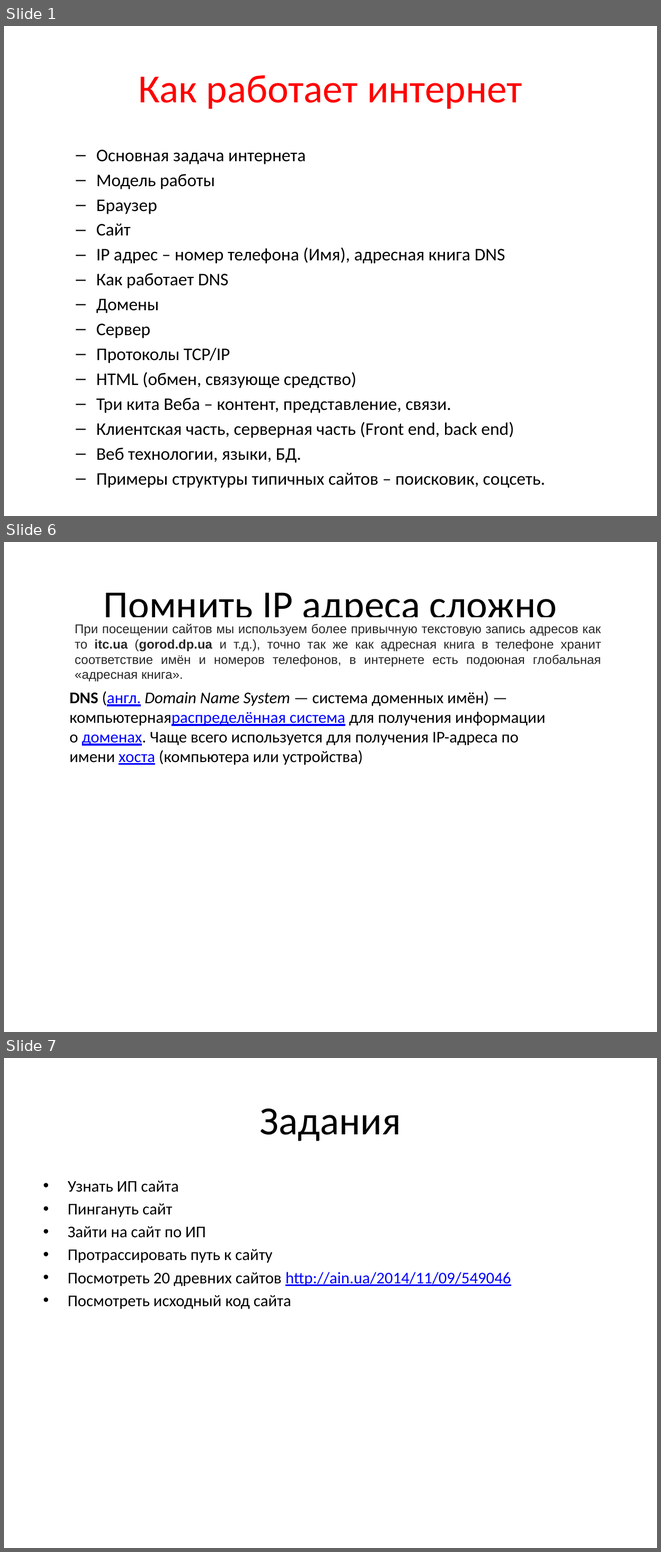
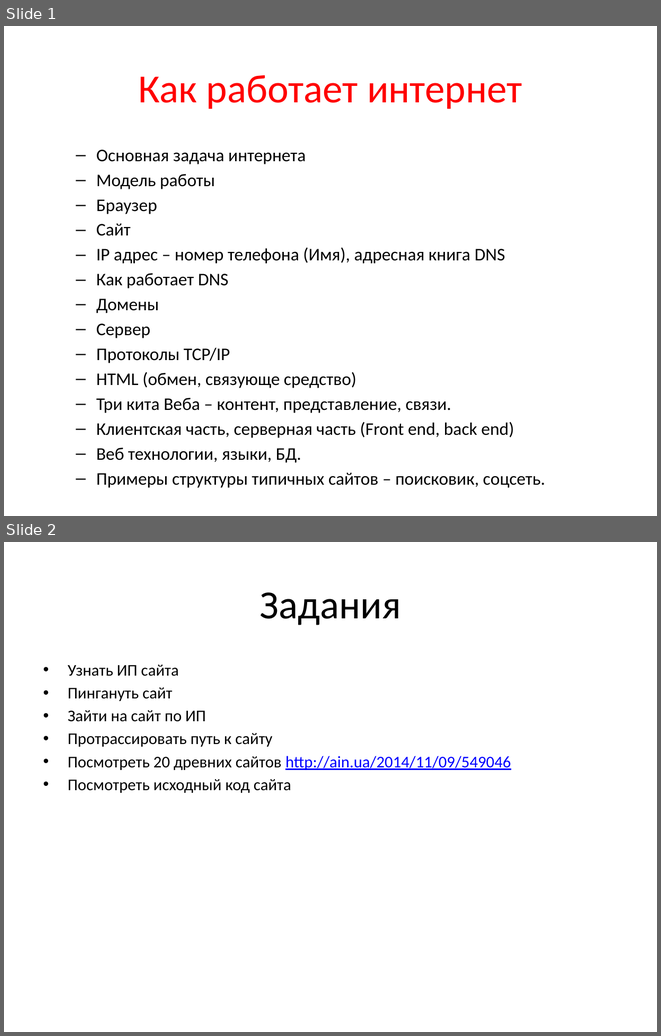
Before and after one commit to trazart/Web-course-01, a slide deck: 0001 - plan - lecture 2 - anton.pptx. Shown one above the other, each under a label of ours: slides 1, 6 and 7 before the commit, slides 1 and 2 after it; the slides between them are not shown. The pictures are 661x1552 and 661x1036 pixels, drawn with LibreOffice and Linux fonts; fonts in the diff are those of the drawing. Boxes give left, top, right and bottom in pixels: in the first picture for what was removed or moved away, otherwise in the second. Text is boxed around its words. In the diff, an @@ line names an element or a change of style, - is before the commit and + after.

```diff
--- a/0001 - plan - lecture 2 - anton.pptx
+++ b/0001 - plan - lecture 2 - anton.pptx
@@ slide 6 removed at <box>4,542,657,1032</box>, background #FFFFFF @@
@@ title removed at <box>104,592,557,627</box> @@
-Помнить IP адреса сложно
@@ text removed at <box>74,624,601,681</box> @@
-При посещении сайтов мы используем более привычную текстовую запись адресов как то itc.ua (gorod.dp.ua и т.д.), точно так же как адресная книга в телефоне хранит соответствие имён и номеров телефонов, в интернете есть подоюная глобальная «адресная книга».
@@ text removed at <box>70,691,545,765</box> @@
-DNS (англ. Domain Name System — система доменных имён) — компьютернаяраспределённая система для получения информации о доменах. Чаще всего используется для получения IP-адреса по имени хоста (компьютера или устройства)
@@ what was slide 7 is now slide 2 @@
```
Also in this commit, not shown: 4 other slides removed.
